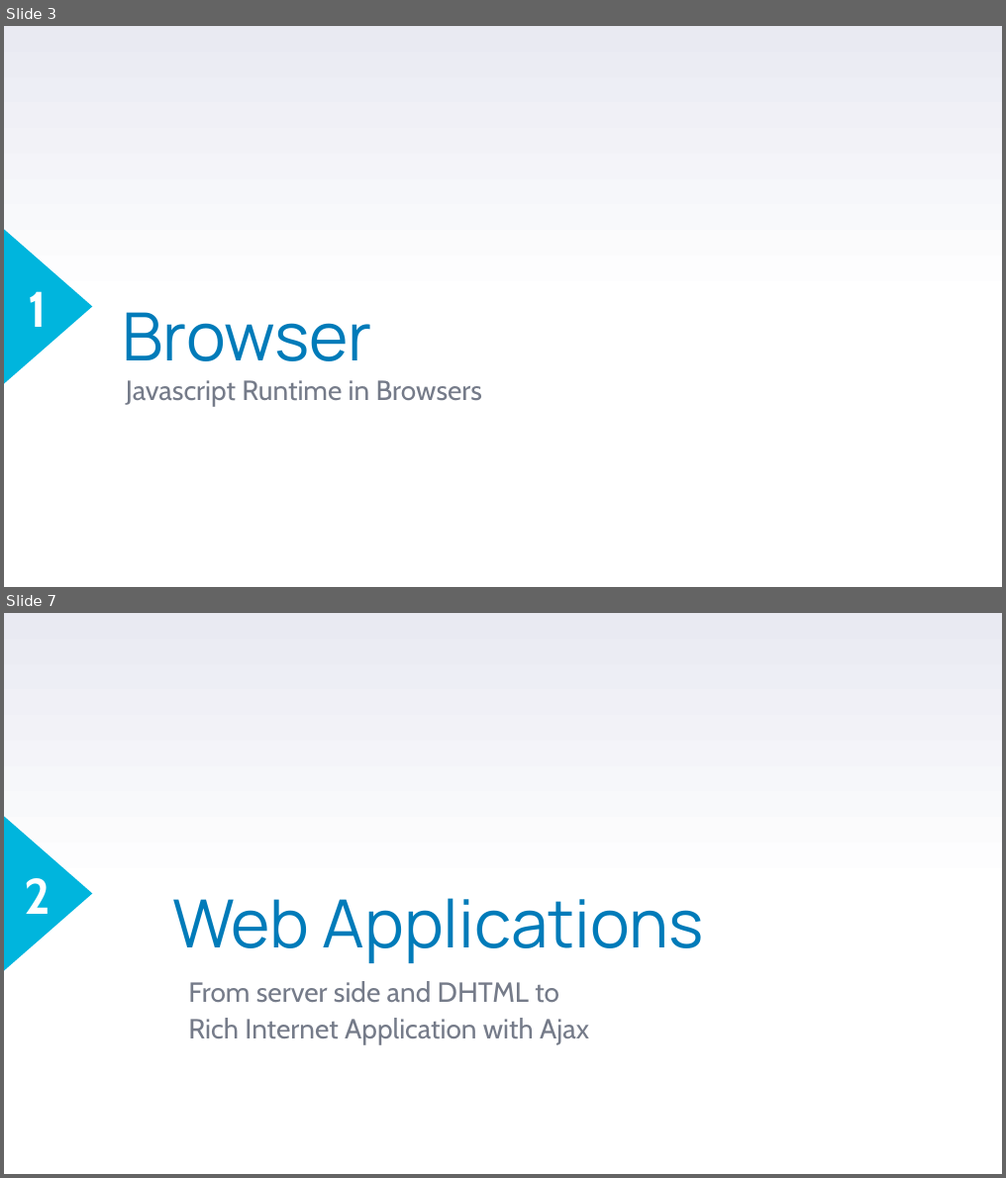
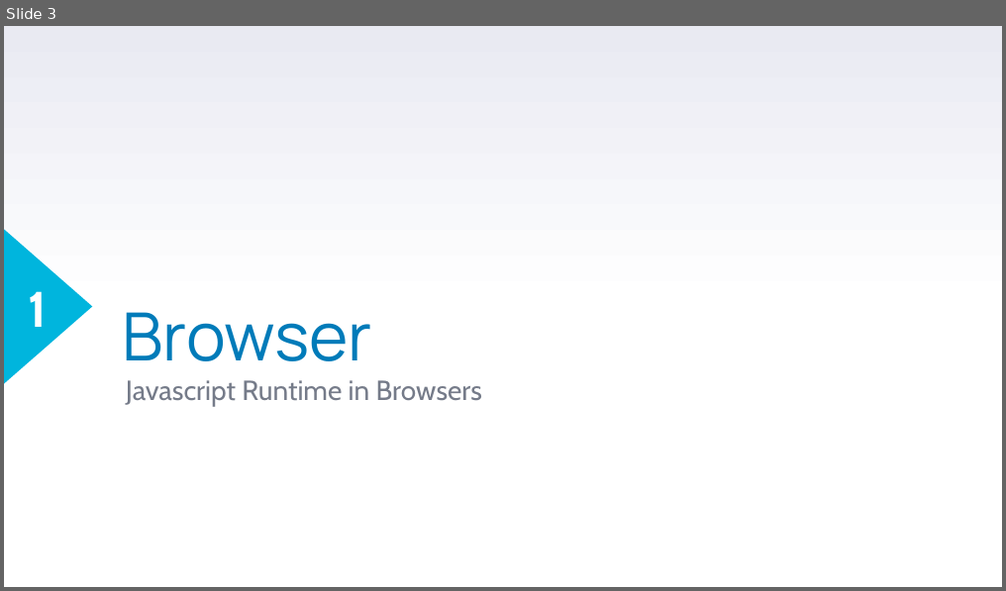
Before and after one commit to stefanofiorenza/KNITS, a slide deck: Programs/Trainings/01-FE/BasicJS/KNITS-Syntax.pptx. Shown one above the other, each under a label of ours: slides 3 and 7 before the commit, slide 3 after it; the slides between them are not shown. The pictures are 1006x1178 and 1006x591 pixels, drawn with LibreOffice and Linux fonts; fonts in the diff are those of the drawing; background and template pictures are left out. Boxes give left, top, right and bottom in pixels: in the first picture for what was removed or moved away, otherwise in the second. Text is boxed around its words. In the diff, an @@ line names an element or a change of style, - is before the commit and + after.

```diff
--- a/Programs/Trainings/01-FE/BasicJS/KNITS-Syntax.pptx
+++ b/Programs/Trainings/01-FE/BasicJS/KNITS-Syntax.pptx
@@ slide 7 removed at (x1=4, y1=613, x2=1002, y2=1174), background gradient #FFFFFF to #E9EAF2; not listed: 1 template element that a slide beside it also shows @@
@@ text removed at (x1=24, y1=878, x2=51, y2=914) @@
-2
@@ title removed at (x1=173, y1=898, x2=704, y2=963) @@
-Web Applications
@@ subtitle removed at (x1=188, y1=981, x2=589, y2=1046) @@
-From server side and DHTML to
-Rich Internet Application with Ajax
```
Also in this commit, not shown: 1 slide changed, 18 slides added, 43 other slides removed, 7 other files.
